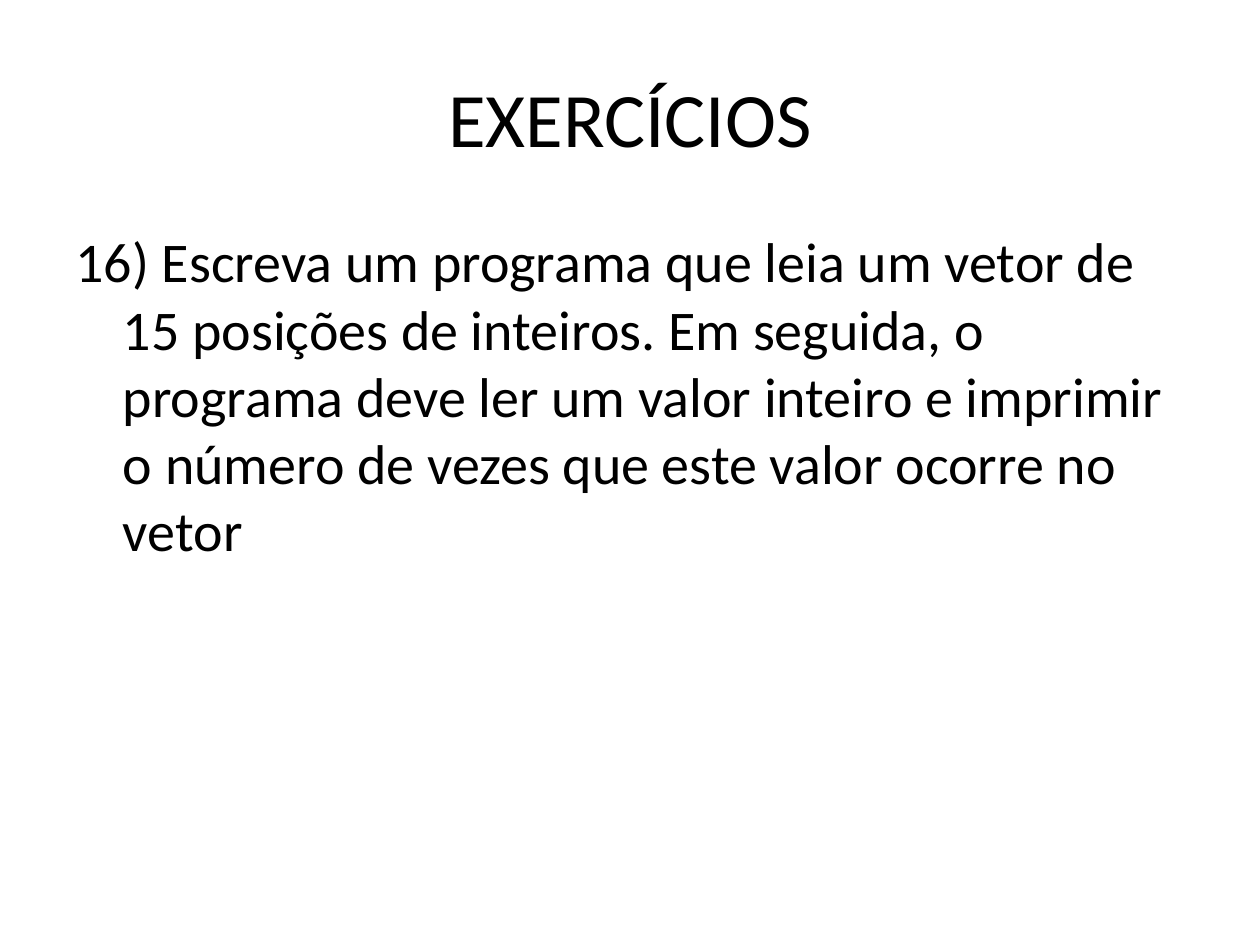
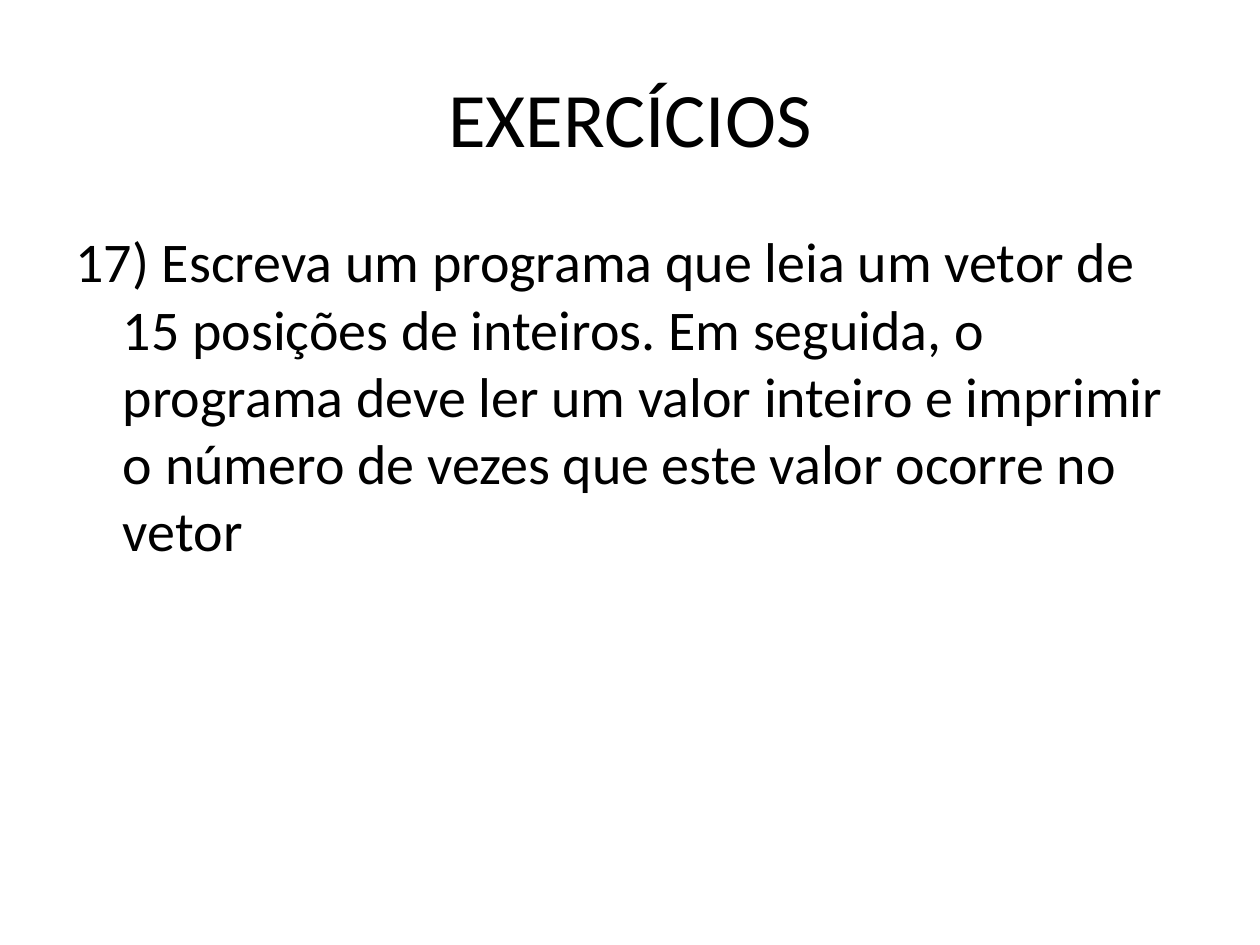
Before and after one commit to ViniciusRodrigues0078/AtividadesVisualG, a slide deck: slide 19 of EXERCÍCIOS_aula_10.pptx. Drawn at 1260x945 pixels with LibreOffice and Linux fonts; fonts in the diff are those of the drawing. Boxes give left, top, right and bottom in pixels: in the first picture for what was removed or moved away, otherwise in the second. Text is boxed around its words. In the diff, an @@ line names an element or a change of style, - is before the commit and + after.

```diff
--- a/EXERCÍCIOS_aula_10.pptx
+++ b/EXERCÍCIOS_aula_10.pptx
@@ text at bbox=[76, 241, 1162, 552]: text changed @@
-16) Escreva um programa que leia um vetor de 15 posições de inteiros. Em seguida, o programa deve ler um valor inteiro e imprimir o número de vezes que este valor ocorre no vetor
+17) Escreva um programa que leia um vetor de 15 posições de inteiros. Em seguida, o programa deve ler um valor inteiro e imprimir o número de vezes que este valor ocorre no vetor
```
Also in this commit, not shown: 8 other slides changed, 1 slide removed, 7 other files.
